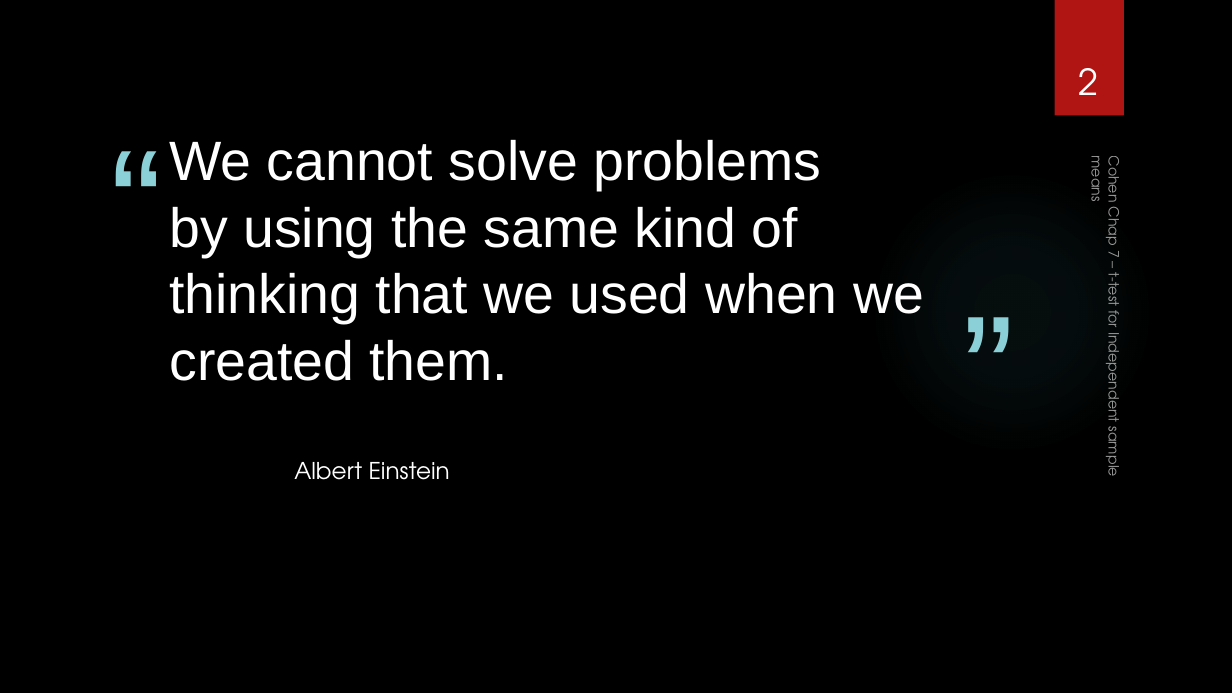
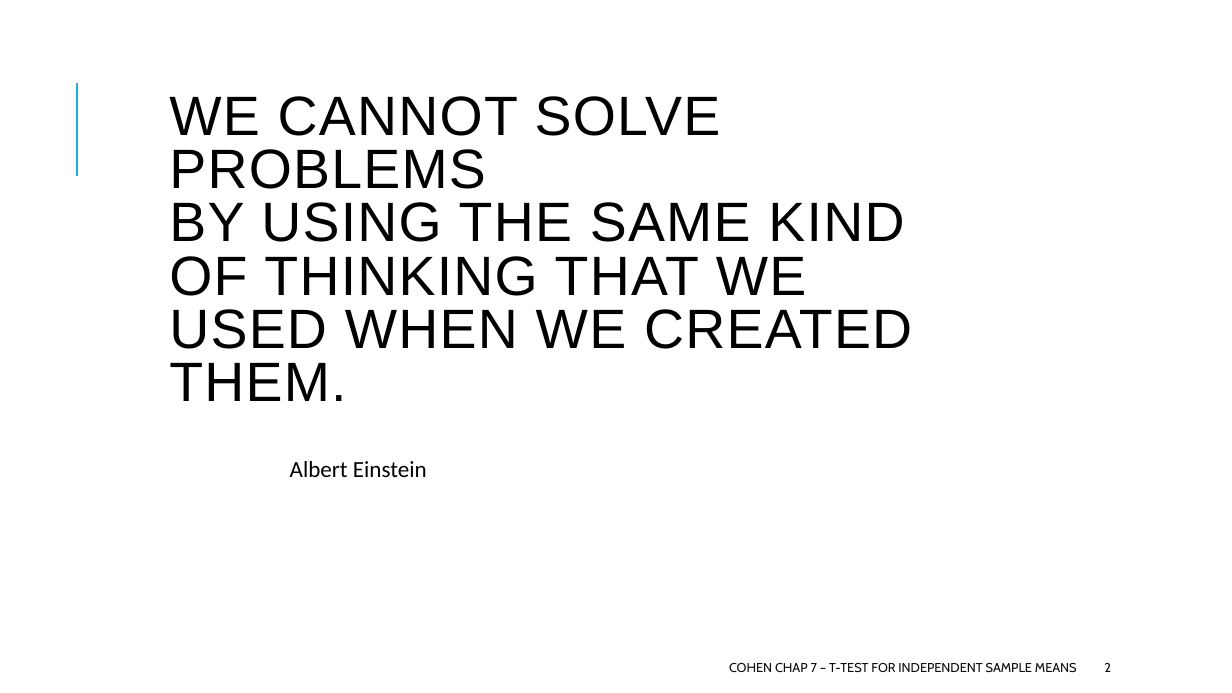
Before and after one commit to CEHS-research/PSY-6600_public, a slide deck: slide 2 of slides/ch7_t-test.pptx. Drawn at 1232x693 pixels with LibreOffice and Linux fonts; fonts in the diff are those of the drawing; background and template pictures are left out. Boxes give left, top, right and bottom in pixels: in the first picture for what was removed or moved away, otherwise in the second. Text is boxed around its words. In the diff, an @@ line names an element or a change of style, - is before the commit and + after.

```diff
--- a/slides/ch7_t-test.pptx
+++ b/slides/ch7_t-test.pptx
@@ background picture (left out) to #FFFFFF @@
@@ rectangle removed at [1055,0,1124,116] @@
@@ line added from (77, 176) to (77, 83), #1CADE4 1.5 pt @@
@@ text removed at [91,98,172,297] @@
-“
@@ title "WE CANNOT SOLVE PROBLEMS BY ..." at [169,96,912,401]: vertical alignment top to middle @@
@@ title at [169,96,912,401]: text changed; text colour #FFFFFF to #000000 @@
-We cannot solve problems
-by using the same kind of thinking that we used when we created them.
+WE CANNOT SOLVE PROBLEMS
+BY USING THE SAME KIND OF THINKING THAT WE USED WHEN WE CREATED THEM.
@@ ellipse removed at [870,169,1154,454] @@
@@ text removed at [943,264,1024,463] @@
-”
@@ text "Albert Einstein" at [290,461,427,477]: font TeX Gyre Adventor to Calibri, text colour #FFFFFF to #000000; line spacing 1 to 0.9; more space between paragraphs @@
@@ text "COHEN CHAP 7 – T-TEST ..." at [729,663,1077,672]: vertical alignment bottom to middle; rotation 90 to 0 degrees @@
@@ page number: place and size @@
-page number at [1078,68,1098,95]
+page number at [1104,663,1111,672]
@@ page number at [1104,663,1111,672]: size 28 to 10 pt, font TeX Gyre Adventor to Cabin, text colour #FFFFFF to #0D0D0D; alignment centre to left; vertical alignment bottom to middle @@
@@ text at [729,663,1077,672]: text changed; size 11 to 10 pt; font TeX Gyre Adventor to Cabin; text colour #FFFFFF at 60% opacity to #0D0D0D @@
-Cohen Chap 7 – t-test for Independent sample means
+COHEN CHAP 7 – T-TEST FOR INDEPENDENT SAMPLE MEANS
```
Also in this commit, not shown: 18 other slides changed, 2 slides added, 1 slide removed, 7 other files.
